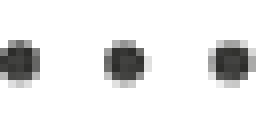
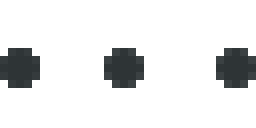
Comparing the layer stacks of the two 256 × 128 images. Changes:
renamed "Background" to "list_handle.png", painted on it over 0, 40, 256, 88
